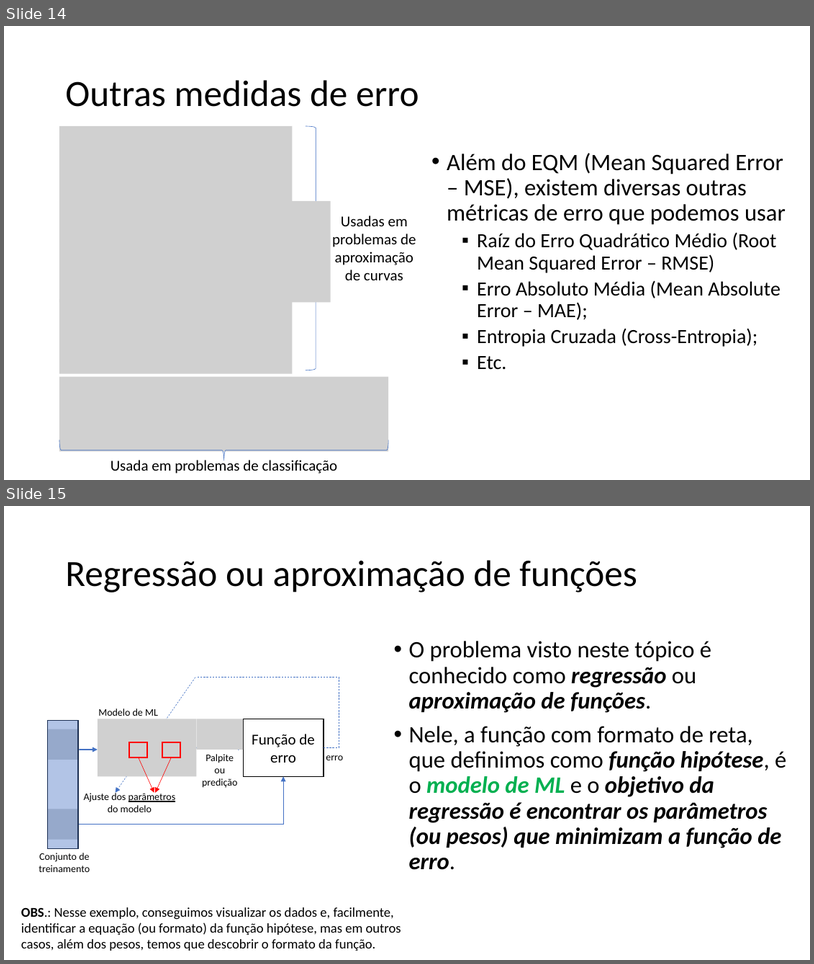
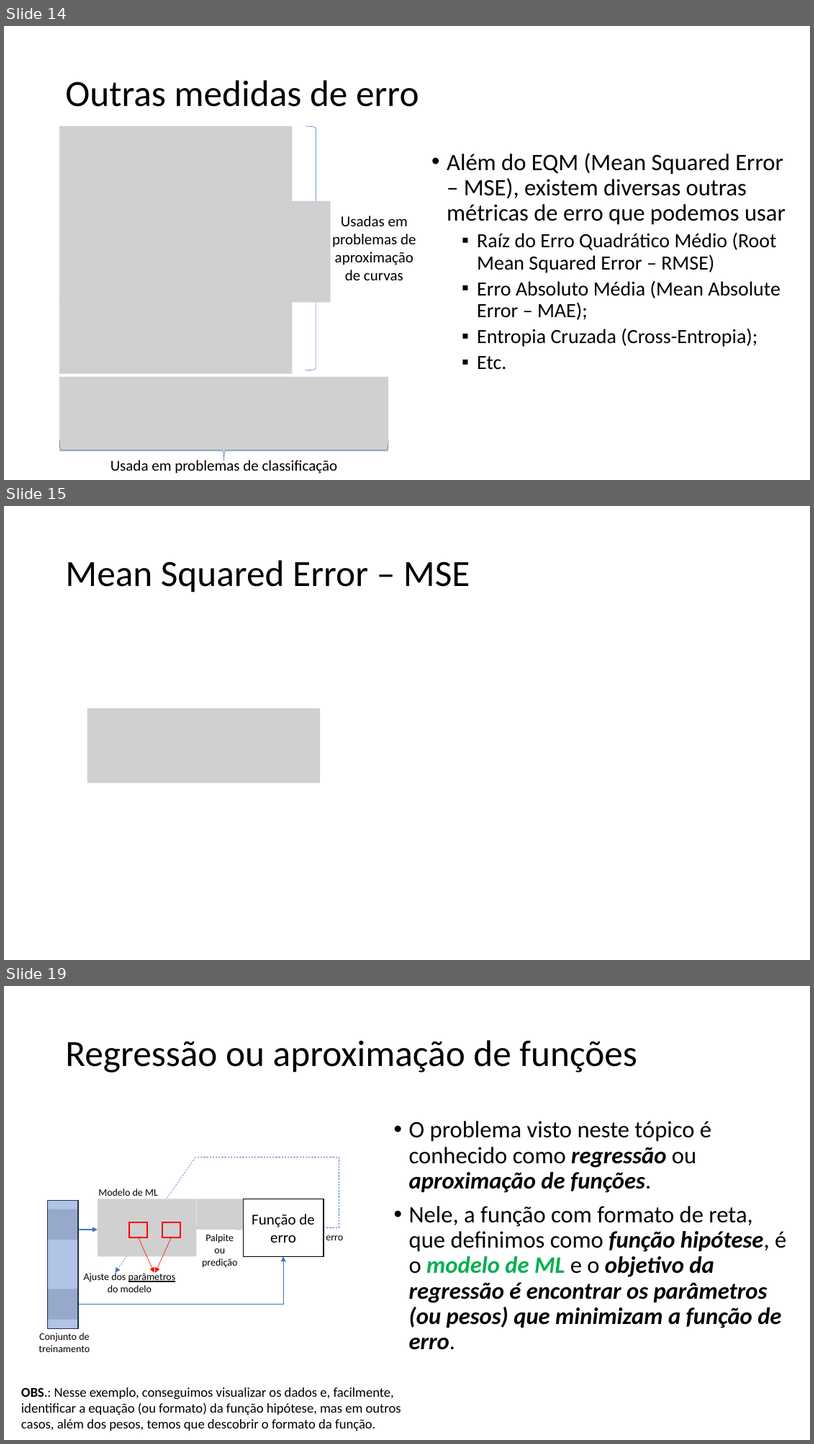
Before and after one commit to zz4fap/tp557-iot-ml, a slide deck: slides/TP557_5_Medindo_a_precisão_de_um_modelo_de_ML.pptx. Shown one above the other, each under a label of ours: slides 14 and 15 before the commit, slides 14, 15 and 19 after it; the slides between them are not shown. The pictures are 814x964 and 814x1444 pixels, drawn with LibreOffice and Linux fonts; fonts in the diff are those of the drawing; grey boxes stand for pictures. Boxes give left, top, right and bottom in pixels: in the first picture for what was removed or moved away, otherwise in the second. Text is boxed around its words. In the diff, an @@ line names an element or a change of style, - is before the commit and + after.

```diff
--- a/slides/TP557_5_Medindo_a_precisão_de_um_modelo_de_ML.pptx
+++ b/slides/TP557_5_Medindo_a_precisão_de_um_modelo_de_ML.pptx
@@ slide 15 added at [4, 506, 810, 960], background #FFFFFF @@
@@ title added at [65, 560, 470, 592], 44 pt, text #000000 @@
+Mean Squared Error – MSE
@@ picture added at [88, 708, 320, 783] @@
@@ what was slide 15 is now slide 19 @@
```
Also in this commit, not shown: 3 other slides added, 4 other files.
